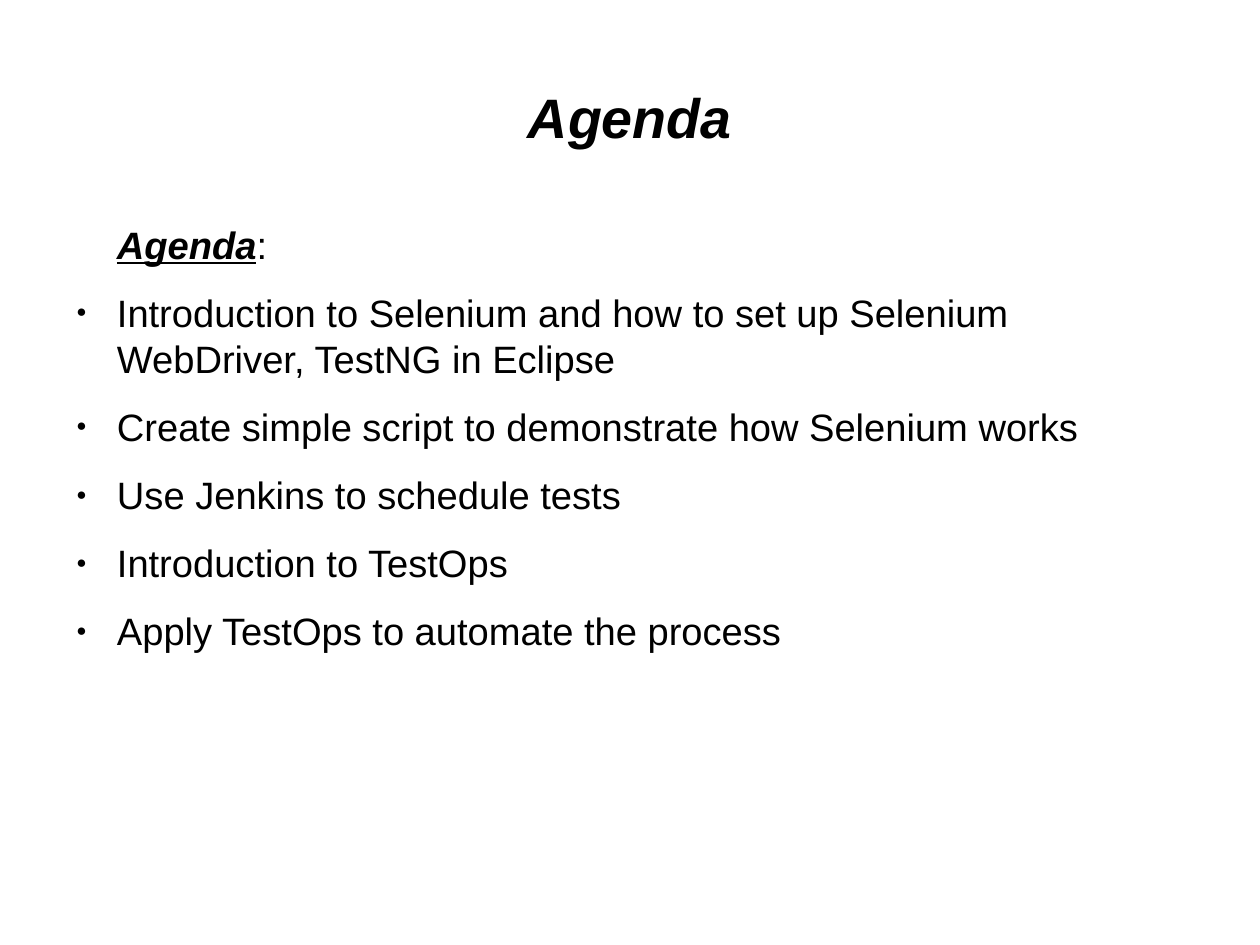
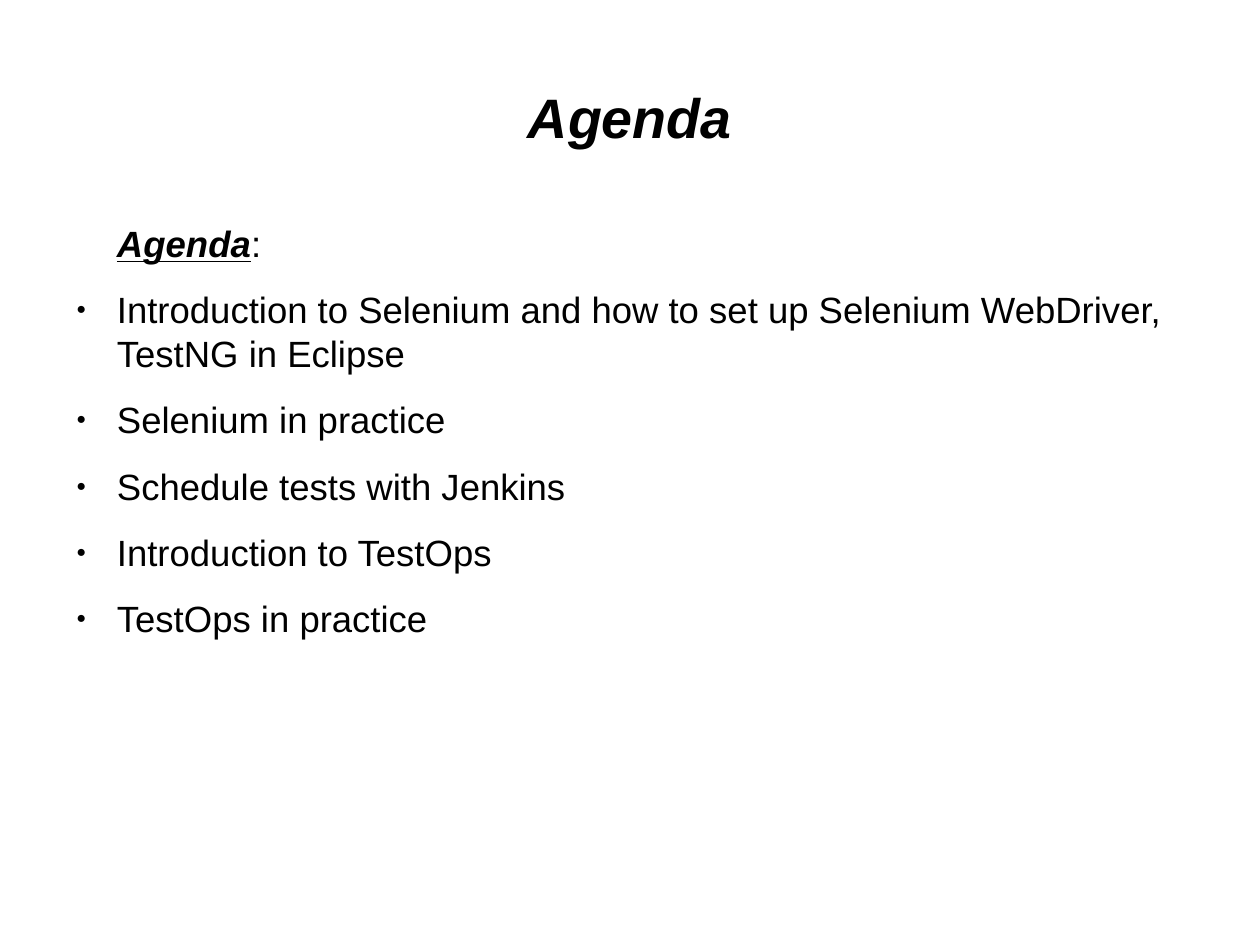
Before and after one commit to kirol/selenium, a slide deck: slide 2 of Selenium & Testops.odp. Drawn at 1260x945 pixels with LibreOffice and Linux fonts; fonts in the diff are those of the drawing. Boxes give left, top, right and bottom in pixels: in the first picture for what was removed or moved away, otherwise in the second. Text is boxed around its words. In the diff, an @@ line names an element or a change of style, - is before the commit and + after.

```diff
--- a/Selenium & Testops.odp
+++ b/Selenium & Testops.odp
@@ text at bbox=[117, 230, 1161, 573]: size 24 to 23 pt in "Agenda:", "Introduction to Selenium and how to set ...", "Introduction to TestOps" @@
@@ text at bbox=[117, 406, 565, 501]: text changed; size 24 to 23 pt @@
-● Create simple script to demonstrate how Selenium works
-● Use Jenkins to schedule tests
+● Selenium in practice
+● Schedule tests with Jenkins
@@ text at bbox=[117, 605, 428, 640]: text changed; size 24 to 23 pt @@
-● Apply TestOps to automate the process
+● TestOps in practice
```
Also in this commit, not shown: 22 other slides changed, 15 slides added, 8 slides removed, 1 other file.
